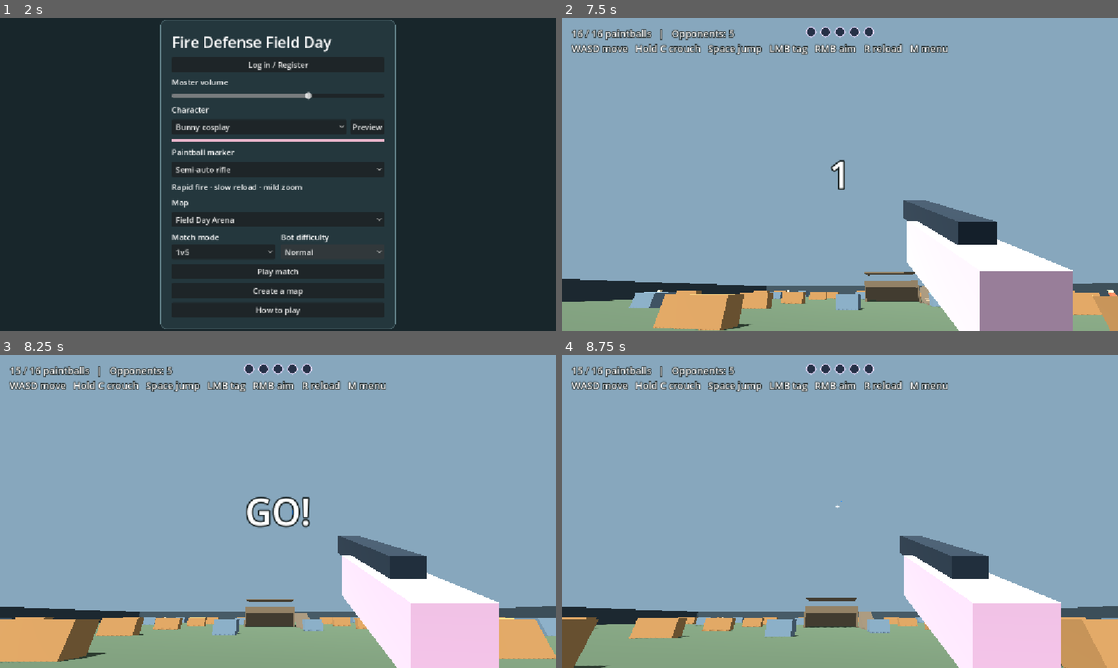
Above: before the commit, frames 1-4 (two rows, left to right).
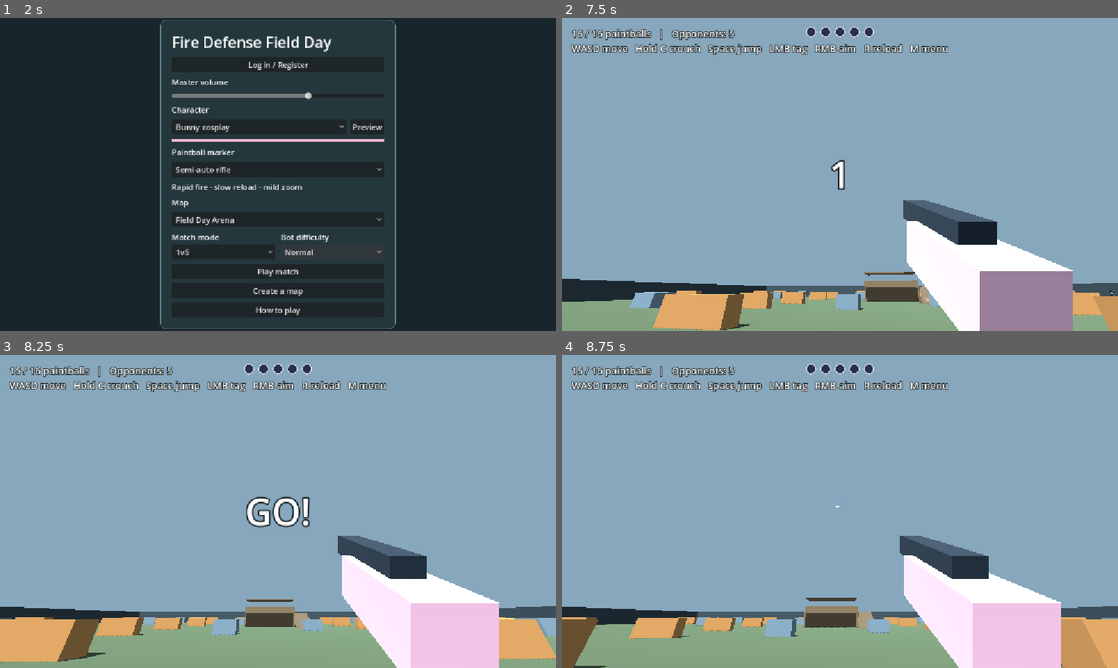
Above: after the commit, the same moments.

Repository: 302stang86/fdfd
Game: Godot game, scene res://menu.tscn
Two runs of this game, one before a commit and one after it. Both use one fixed random seed, a clock stepped at 60 frames per second and the inputs below.
Inputs (mouse positions are in pixels of both pictures, inside the frame that each line leads up to):
- Up to frame 1 (2 s): click "Normal" at 0.5 s; click "Normal" at 1.25 s
- Up to frame 2 (7.5 s): click "Play match" at 2 s; tap Enter at 2.75, 2.85, 3.6, 4.55, 5.75, 6.05, 6.8, 7.35 s; move the mouse to (867, 174) at 2.77 s; hold W 2.78-5 s; click (867, 174) at 2.92 s; tap Space at 3.02, 3.5, 3.77, 6.02, 6.5, 6.77 s; move the mouse to (812, 174) at 3.52 s; move the mouse to (851, 168) at 4.27 s; tap M at 4.35 s; click "Play match" at 5 s; move the mouse to (834, 180) at 5.77 s; hold W from 5.78 s (still down); tap R at 5.85 s; click (834, 180) at 5.92 s; move the mouse to (878, 177) at 6.52 s; hold C 6.53-7.28 s; move the mouse to (795, 171) at 7.27 s
- Up to frame 3 (8.25 s): keep holding W; tap Space at 7.52 s; tap Enter at 8, 8.1 s; move the mouse to (283, 511) at 8.02 s; click (283, 511) at 8.17 s
- Up to frame 4 (8.75 s): keep holding W

Frame 1 is identical in both runs. In frame 2, less than 0.1% of the frame differs, in the area x 17-100%, y 86-89%; in frame 3, less than 0.1%; in frame 4, less than 0.1%.

Commit message:
Render lineup sprites in matches

Diff:
--- a/arena.gd
+++ b/arena.gd
@@ -13,6 +13,7 @@
 const ARENA_SIZE := 96.0
 const ARENA_EDGE := ARENA_SIZE / 2.0
 const BOT_AI := preload("res://bot_ai.gd")
+const BOT_SPRITE := preload("res://bot_sprite.gd")
 const SPLAT_SECONDS := 4.0
 const PLAYER_PAINT := Color("#278cff")
 const BOT_PAINT := Color("#fa4eaa")
@@ -163,12 +164,17 @@
 	if not OS.has_feature("web") and DisplayServer.get_name() != "headless":
 		Input.mouse_mode = Input.MOUSE_MODE_CAPTURED
 
-func actor(point: Vector3, is_bot: bool = false, team: int = 0) -> CharacterBody3D:
+func actor(point: Vector3, is_bot: bool = false, team: int = 0, skin: int = 0) -> CharacterBody3D:
 	var body := CharacterBody3D.new()
 	if is_bot:
-		add_bot_part(body, Vector3(0, 0.55, 0), Vector3(0.55, 0.95, 0.4), Color("#32a9b0") if team == 0 else Color("#cc6846"))
-		add_bot_part(body, Vector3(0, 1.26, 0), Vector3(0.42, 0.42, 0.42), Color("#fed497"))
+		add_bot_part(body, Vector3(0, 0.55, 0), Vector3(0.55, 0.95, 0.4))
+		add_bot_part(body, Vector3(0, 1.26, 0), Vector3(0.42, 0.42, 0.42))
 		body.set_meta("health", MAX_HEALTH)
+		body.set_meta("crouched", false)
+		var sprite := BOT_SPRITE.new()
+		body.add_child(sprite)
+		sprite.setup(skin, team == 0)
+		body.set_meta("paint_sprite", sprite)
 	else:
 		standing_capsule = CapsuleShape3D.new()
 		standing_capsule.radius = 0.28
@@ -184,14 +190,28 @@
 	body.floor_snap_length = 0.35
 	return body
 
-func add_bot_part(body: CharacterBody3D, point: Vector3, dimensions: Vector3, color: Color) -> void:
+func add_bot_part(body: CharacterBody3D, point: Vector3, dimensions: Vector3) -> void:
 	var collider := CollisionShape3D.new()
 	var shape := BoxShape3D.new()
 	shape.size = dimensions
 	collider.shape = shape
 	collider.position = point
 	body.add_child(collider)
-	box(point, dimensions, color, body, false)
+
+func set_bot_crouch(bot: CharacterBody3D, enabled: bool) -> void:
+	if bot.get_meta("crouched") == enabled:
+		return
+	bot.set_meta("crouched", enabled)
+	const STANDING_CENTERS := [0.55, 1.26]
+	const STANDING_SIZES := [0.95, 0.42]
+	var ratio := CROUCH_HEIGHT / STANDING_HEIGHT if enabled else 1.0
+	for part in range(2):
+		var collider := bot.get_child(part) as CollisionShape3D
+		var shape := collider.shape as BoxShape3D
+		collider.position.y = STANDING_CENTERS[part] * ratio
+		shape.size.y = STANDING_SIZES[part] * ratio
+	var sprite: BOT_SPRITE = bot.get_meta("paint_sprite")
+	sprite.set_crouching(enabled)
 
 func box(point: Vector3, dimensions: Vector3, color: Color, parent: Node3D = null,
 		collision: bool = true, visible_mesh: bool = true) -> Node3D:
@@ -236,9 +256,11 @@
 	if team_match:
 		locations[3] = Vector3(-12, 0.1, 33)
 		locations[4] = Vector3(12, 0.1, 33)
+	var skins := [0, 1, 2, 3, 4, 5, 6, 7]
+	skins.shuffle()
 	for index in range(locations.size()):
 		var team := 0 if team_match and index >= 3 else 1
-		var bot := actor(locations[index], true, team)
+		var bot := actor(locations[index], true, team, skins[index])
 		bots.append(bot)
 		bot_ai.register(bot, team, index)
 	player.position = spawn
@@ -416,7 +438,7 @@
 	var direct_bot := target is CharacterBody3D and bots.has(target)
 	if direct_bot:
 		if int(target.get_meta("team")) != ball.team:
-			add_splat(position_hit, normal, ball.color, 0.15, target, true)
+			target.get_meta("paint_sprite").paint(position_hit, ball.color)
 			damage_bot(target, ball.source)
 	elif target == player:
 		if ball.team != 0:
@@ -431,7 +453,7 @@
 				continue
 			var splash_hit := trace(splash_start, bot.position + Vector3.UP * 0.65, ball.excluded)
 			if splash_hit.get("collider") == bot:
-				add_splat(splash_hit["position"], splash_hit["normal"], ball.color, 0.15, bot, true)
+				bot.get_meta("paint_sprite").paint(splash_hit["position"], ball.color)
 				damage_bot(bot, ball.source)
 		if ball.team != 0 and target != player and player.position.distance_to(position_hit) <= 4.0:
 			var player_hit := trace(splash_start, player.position + Vector3.UP * 0.65, ball.excluded)
